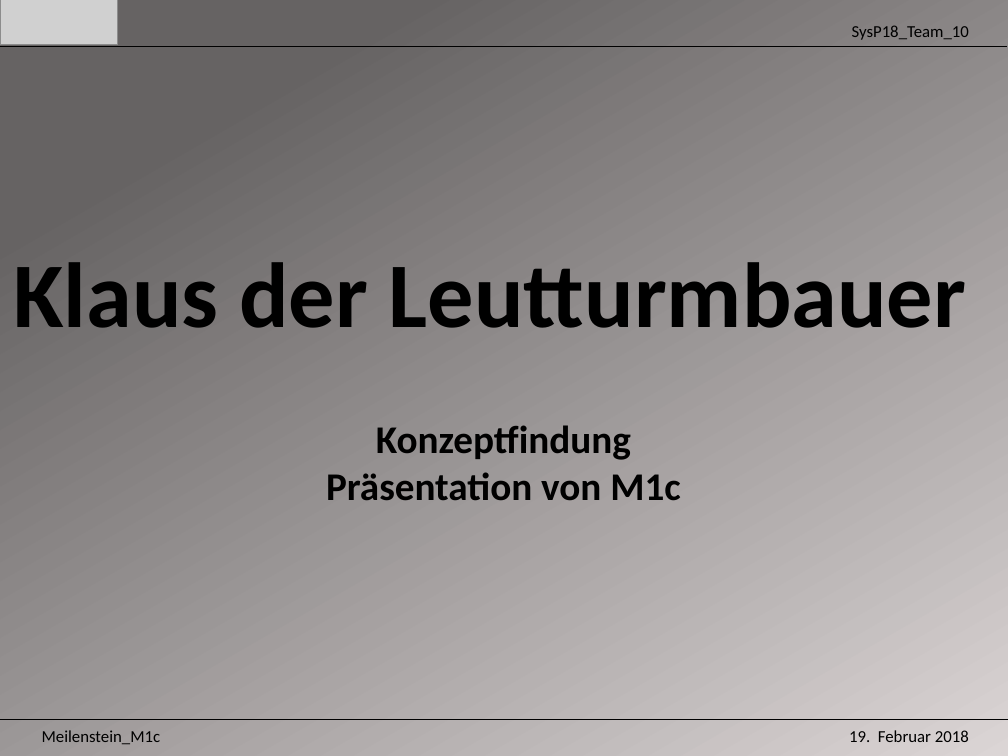
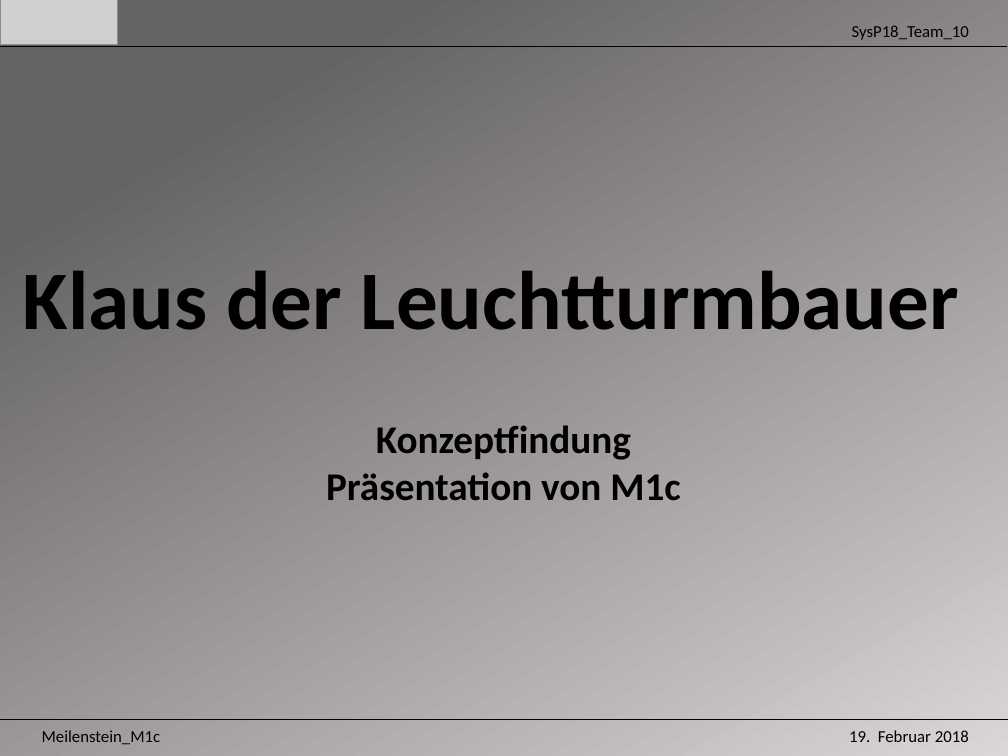
Before and after one commit to Unaqwyn/SysP18_1cv, a slide deck: slide 1 of 01_Organisation/02_Meilensteine/m1c/Praesentation_m1c.pptx. Drawn at 1008x756 pixels with LibreOffice and Linux fonts; fonts in the diff are those of the drawing; grey boxes stand for pictures. Boxes give left, top, right and bottom in pixels: in the first picture for what was removed or moved away, otherwise in the second. Text is boxed around its words. In the diff, an @@ line names an element or a change of style, - is before the commit and + after.

Commit message:
rechtschreibung

```diff
--- a/01_Organisation/02_Meilensteine/m1c/Praesentation_m1c.pptx
+++ b/01_Organisation/02_Meilensteine/m1c/Praesentation_m1c.pptx
@@ title at [23, 270, 959, 330]: text changed; size 66 to 59.4 pt @@
-Klaus der Leutturmbauer
+Klaus der Leuchtturmbauer
```
